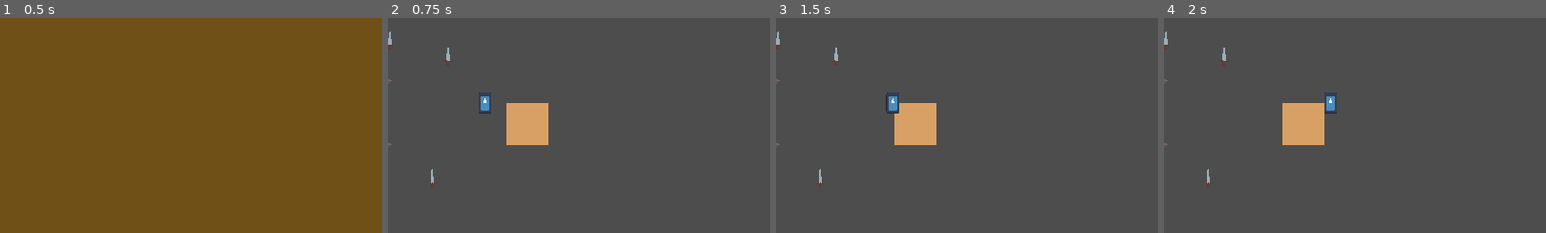
Above: before the commit, frames 1-4 (left to right).
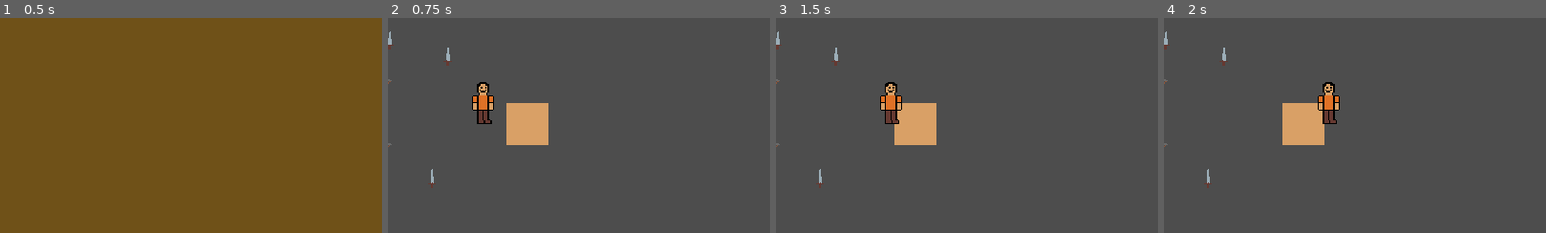
Above: after the commit, the same moments.

Repository: AtaMakesStuff/internship-farming-game
Game: Godot game, scene res://title.tscn
Two runs of this game, one before a commit and one after it. Both use one fixed random seed, a clock stepped at 60 frames per second and the inputs below. The engine's default icon, where the game draws it, is replaced by a stand-in: a white triangle on a blue panel in a dark square.
Inputs (mouse positions are % of the whole screen's width and height, from its top left):
- Up to frame 1 (0.5 s): no input
- Up to frame 2 (0.75 s): click "Play" at 0.5 s
- Up to frame 3 (1.5 s): tap Enter (ui_accept) at 1.25 s; move the mouse to (72, 45) at 1.27 s; hold D (right) from 1.28 s (still down); tap Q (drop_item) at 1.35 s; click (72, 45) at 1.42 s
- Up to frame 4 (2 s): keep holding D (right); tap Enter (ui_accept) at 1.52 s
The pictures show only the part of the screen within x 7-57%, y 0-50%; the shares and areas given below are measured in that part.

Frame 1 is identical in both runs. In frame 2, 0.8% of the frame differs, in the area x 22-28%, y 29-50%; in frame 3, 0.8%; in frame 4, 0.8%.

Commit message:
Player Avatar and Movement
- added a draft of player avatar
- simple implementation of avatar changing direction with player input when moving left, right, up, and down

Diff:
--- /dev/null
+++ b/internship-farming-game/enemy.gd
@@ -0,0 +1,12 @@
+extends Node
+
+var max_health: int
+var current_health: int
+
+# Called when the node enters the scene tree for the first time.
+func _ready() -> void:
+	current_health = max_health
+
+# Called every frame. 'delta' is the elapsed time since the previous frame.
+func _process(delta: float) -> void:
+	pass
--- a/internship-farming-game/game_state.gd
+++ b/internship-farming-game/game_state.gd
@@ -2,6 +2,9 @@
 
 enum Game_State {PLAYING, TALKING, MENU}
 var current_game_state = Game_State.PLAYING
+
+enum Player_Facing_State {RIGHT, LEFT, UP, DOWN}
+var current_player_state = Player_Facing_State.RIGHT
 
 # Called when the node enters the scene tree for the first time.
 func _ready() -> void:
@@ -38,3 +41,15 @@
 		return true
 	else:
 		return false
+
+func enter_right():
+	current_player_state = Player_Facing_State.RIGHT
+
+func enter_left():
+	current_player_state = Player_Facing_State.LEFT
+
+func enter_up():
+	current_player_state = Player_Facing_State.UP
+
+func enter_down():
+	current_player_state = Player_Facing_State.DOWN
--- a/internship-farming-game/player.gd
+++ b/internship-farming-game/player.gd
@@ -5,6 +5,28 @@
 const JUMP_VELOCITY = -400.0
 
 @export var inventory: Inventory
+
+@export var max_health = 100
+@export var current_health: int
+
+func _ready() -> void:
+	current_health = max_health
+
+func _process(delta: float) -> void:
+	if GameState.check_playing():
+
+		if Input.is_action_just_pressed("right"):
+			GameState.enter_right()
+			$Sprite2D.texture = load("res://art/test-avatar-1.png")
+		elif Input.is_action_just_pressed("left"):
+			GameState.enter_left()
+			$Sprite2D.texture = load("res://art/test-avatar-1-left.png")
+		elif Input.is_action_just_pressed("up"):
+			GameState.enter_up()
+			$Sprite2D.texture = load("res://art/test-avatar-1-back.png")
+		elif Input.is_action_just_pressed("down"):
+			GameState.enter_down()
+			$Sprite2D.texture = load("res://art/test-avatar-1-front.png")
 
 
 func _physics_process(delta: float) -> void:
--- a/internship-farming-game/player.tscn
+++ b/internship-farming-game/player.tscn
@@ -1,12 +1,12 @@
 [gd_scene load_steps=5 format=3 uid="uid://c5b0bdgeuwwea"]
 
 [ext_resource type="Script" path="res://player.gd" id="1_8mmaj"]
-[ext_resource type="Texture2D" uid="uid://ce2jxt2tlqyca" path="res://icon.svg" id="1_unnty"]
 [ext_resource type="Resource" uid="uid://dnqry4d1pg0if" path="res://inventory/playerInventory.tres" id="2_wruw2"]
+[ext_resource type="Texture2D" uid="uid://c84ifnvho2s0g" path="res://art/test-avatar-1.png" id="3_nu1ot"]
 
 [sub_resource type="CapsuleShape2D" id="CapsuleShape2D_4fhxp"]
-radius = 11.0
-height = 36.0
+radius = 16.0
+height = 64.0
 
 [node name="player" type="CharacterBody2D"]
 script = ExtResource("1_8mmaj")
@@ -16,6 +16,6 @@
 shape = SubResource("CapsuleShape2D_4fhxp")
 
 [node name="Sprite2D" type="Sprite2D" parent="."]
-position = Vector2(7.15256e-07, 4.76837e-07)
-scale = Vector2(0.15625, 0.25)
-texture = ExtResource("1_unnty")
+position = Vector2(-1.43051e-06, -1.43051e-06)
+scale = Vector2(2, 2)
+texture = ExtResource("3_nu1ot")
--- a/internship-farming-game/testing.tscn
+++ b/internship-farming-game/testing.tscn
@@ -69,6 +69,7 @@
 [connection signal="npc_clicked" from="npc/Sprite2D" to="dialogue_box" method="_on_sprite_2d_npc_clicked"]
 [connection signal="dialogue_finished" from="dialogue_box/text_box" to="dialogue_box" method="_on_text_box_dialogue_finished"]
 
+[editable path="CanvasLayer/inventory_ui"]
 [editable path="CanvasLayer2/inventory_hotbar_ui"]
 [editable path="npc"]
 [editable path="dialogue_box"]
Binary file added: internship-farming-game/art/test-avatar-1-back.png
Not shown, added: internship-farming-game/art/test-avatar-1-back.png.import
Binary file added: internship-farming-game/art/test-avatar-1-front.png
Not shown, added: internship-farming-game/art/test-avatar-1-front.png.import
Binary file added: internship-farming-game/art/test-avatar-1-left.png
Not shown, added: internship-farming-game/art/test-avatar-1-left.png.import
Binary file added: internship-farming-game/art/test-avatar-1.png
Not shown, added: internship-farming-game/art/test-avatar-1.png.import
Not shown, added: internship-farming-game/export_presets.cfg
